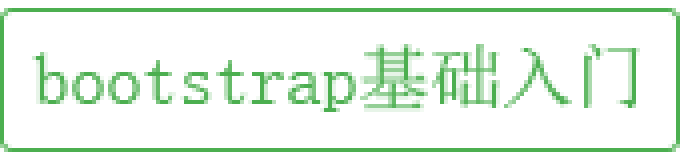
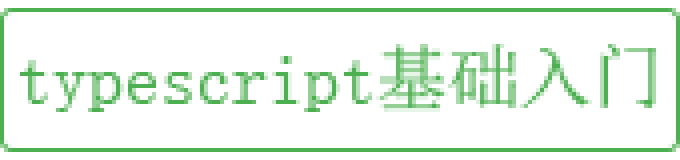
Before/after of a 680 x 160 layered artwork. What changed in the layer stack:
renamed "bootstrap基础入门" to "typescript基础入门", painted on it over 20, 44, 656, 112
